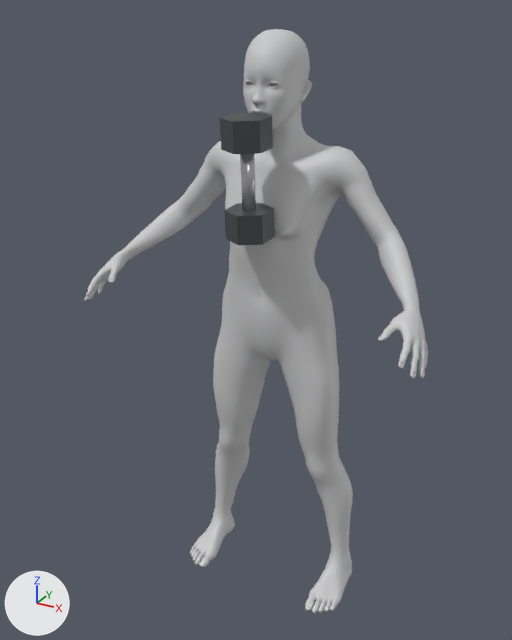
One commit to the Blender file arte/sistema-visual/mocap/ejercicios/goblet-squat/goblet-squat.blend: the scene before it, then after it.
The view is the same before and after, from a 50 mm lens placed at (0.852, -1.612, 1.673), pointed at (-0.037, 0.005, 0.865). Every picture has the same lights, and +X, +Y and +Z are marked at lower left. The first picture is the older version.

In view in the first picture: 'Human', 'Mancuerna'.
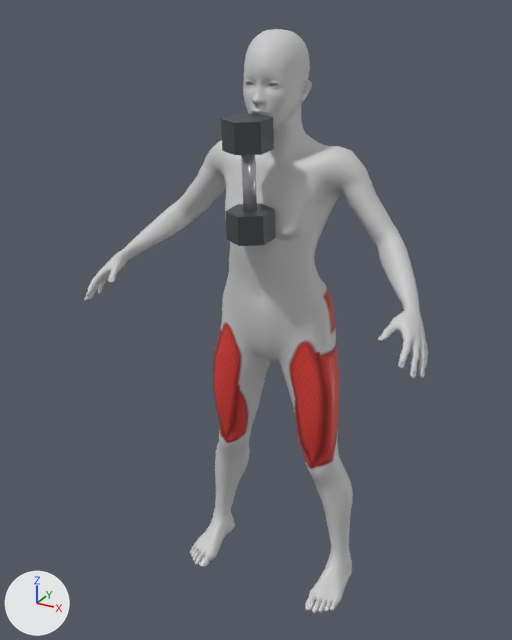
Boxes [x1, y1, x2, y2] around the edits, measured in the pictures (512 x 640 px):
'Human', surface changed (grey to red)
    both: [213, 110, 339, 473]
'Mancuerna', moved
    before: [220, 113, 275, 245]
    after: [221, 114, 275, 246]

Patch to the scene script:
```diff
--- a/arte/sistema-visual/mocap/ejercicios/goblet-squat/goblet-squat.blend.py
+++ b/arte/sistema-visual/mocap/ejercicios/goblet-squat/goblet-squat.blend.py
@@ img_mapamusculos @@
+img_mapamusculos = load_image('MapaMusculos', '_unpacked/MapaMusculos', 2048, 2048, 'Non-Color')
@@ mat_maniqui @@
 mat_maniqui = bpy.data.materials.new('Maniqui')
-# nodes: Attribute x3, BsdfPrincipled, MapRange x3, Mix x6, OutputMaterial
-# colours: light grey #cbcbcd, dark grey #424446, red #e5403a
+# nodes: Attribute, BsdfPrincipled, Bump, MapRange, Math x6, Mix x6, OutputMaterial, SeparateColor, TexImage
+# colours: light grey #cbcbcd, dark grey #424446, red #901d19, red #e5403a
+# uses the picture img_mapamusculos
@@ ob_mancuerna @@
 ob_mancuerna = bpy.data.objects.new('Mancuerna', me_cylinder_001)
-ob_mancuerna.location = (-0.001, -0.102, 1.289)
+ob_mancuerna.location = (-0.001, -0.097, 1.285)
 ob_mancuerna.rotation_euler = (0.048, -0.00847, -0.000407)  # degrees (2.8, -0.5, -0)
```
